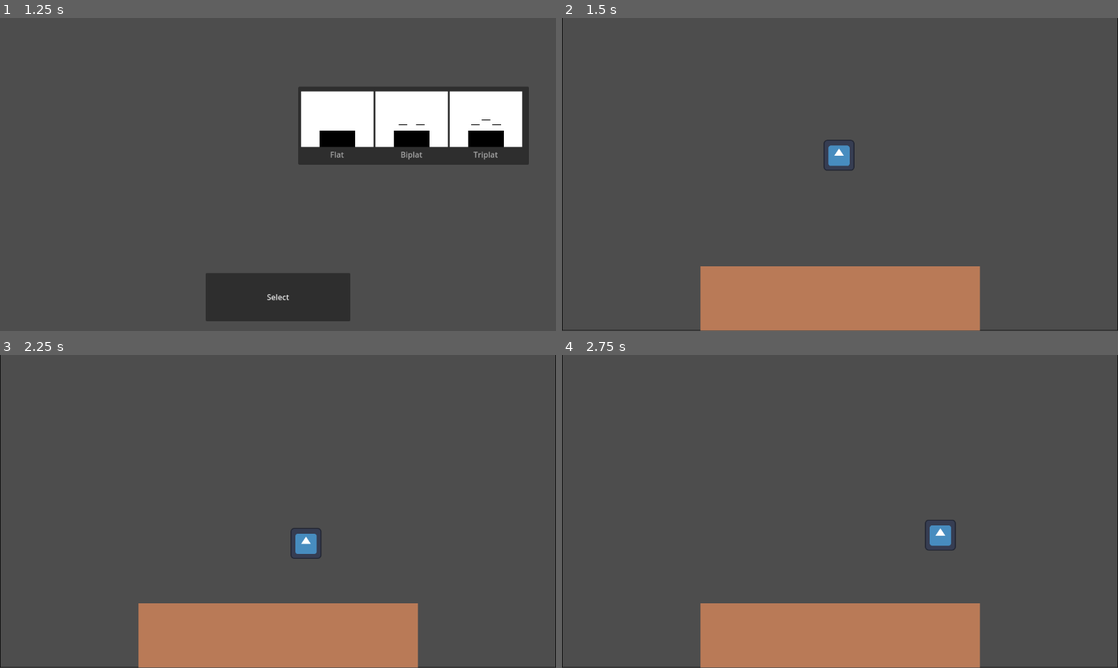
Above: before the commit, frames 1-4 (two rows, left to right).
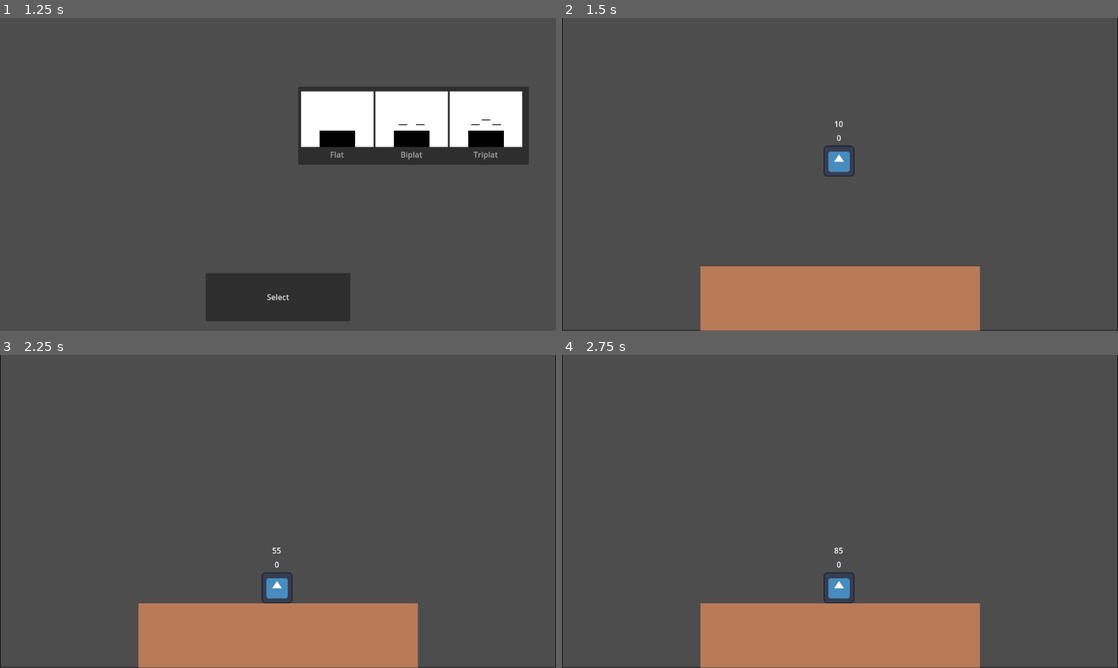
Above: after the commit, the same moments.

Repository: MatheuzH/ProjetoDevJogos
Game: Godot game, scene res://Menus/tela_de_inicio.tscn
The game is run twice, just before and just after one commit, with the same random seed, the same clock (stepped at 60 frames per second) and the same inputs. The engine's default icon, where the game draws it, is replaced by a stand-in: a white triangle on a blue panel in a dark square.
Inputs:
- Up to frame 1 (1.25 s): click "JOGAR" at 0.5 s
- Up to frame 2 (1.5 s): click "Select" at 1.25 s
- Up to frame 3 (2.25 s): tap Enter (ui_accept) at 2, 2.1 s; hold Right (ui_right) from 2.03 s (still down)
- Up to frame 4 (2.75 s): keep holding Right (ui_right); tap Enter (ui_accept) at 2.27, 2.57 s

Frame 1 is identical in both runs. In frame 2, 0.3% of the frame differs, in the area x 47-53%, y 32-51%; in frame 3, 0.7%; in frame 4, 0.7%, in the area x 47-71%, y 52-80%.

Commit message:
Started State machine

Diff:
--- a/Personagens/PersonagemTeste.gd
+++ /dev/null
@@ -1,46 +0,0 @@
-extends CharacterBody2D
-
-
-const SPEED = 300.0
-const JUMP_VELOCITY = -500.0
-const FAST_FALL_VELOCITY = 200.0
-
-
-func _physics_process(delta: float) -> void:
-	# Add the gravity.
-	if not is_on_floor():
-		velocity += get_gravity() * delta
-
-
-	#drop da plataforma
-	if Input.is_action_just_pressed("ui_accept") and Input.is_action_pressed("ui_down"):
-		var collision_info = move_and_collide(get_gravity() * delta, true)
-		if collision_info:
-			var collider = collision_info.get_collider()
-			if collider.get_collision_layer_value(2) and is_on_floor():
-				velocity.y = JUMP_VELOCITY
-			elif collider.get_collision_layer_value(3) and is_on_floor():
-				velocity.y = FAST_FALL_VELOCITY
-		self.set_collision_mask_value(3, false)
-
-
-
-
-	# Handle jump
-	elif Input.is_action_just_pressed("ui_accept") and is_on_floor():
-		velocity.y = JUMP_VELOCITY
-
-	#cancela drop da plataforma
-	if Input.is_action_just_released("ui_down"):
-		set_collision_mask_value(3, true)
-
-
-	# Get the input direction and handle the movement/deceleration.
-	# As good practice, you should replace UI actions with custom gameplay actions.
-	var direction := Input.get_axis("ui_left", "ui_right")
-	if direction:
-		velocity.x = direction * SPEED
-	else:
-		velocity.x = move_toward(velocity.x, 0, SPEED)
-
-	move_and_slide()
--- /dev/null
+++ b/Personagens/PersonagemTeste/PersonagemTeste.gd
@@ -0,0 +1,53 @@
+extends CharacterBody2D
+
+
+
+const dash_duration = 10
+const JUMPSQUAT = 3
+const RUNSPEED = 340
+const DASHSPEED = 390
+const WALKSPEED = 200
+const GRAVITY = 1800
+const JUMPFORCE = -500
+const MAX_JUMPFORCE = -800
+const DOUBLEJUMPFORCE = 1000
+const MAXAIRSPEED = 300
+const AIR_ACCEL = 25
+const FALLSPEED = 60
+const FALLINGSPEED = 900
+const MAXFALLSPEED = 900
+const TRACTION = 40
+const ROLL_DISTANCE = 350
+const air_dodge_speed = 500
+const UP_B_LAUNCHSPEED = 700
+
+const SPEED = 300.0
+const JUMP_VELOCITY = -800.0
+const FAST_FALL_VELOCITY = 200.0
+
+@onready var states = $State
+
+var frame = 0
+
+func updateframes(delta):
+	frame += 1
+
+func turn(direction):
+	var dir = 0
+	if direction:
+		dir = -1
+	else:
+		dir = 1
+	$Sprite.set_flip_h(direction)
+
+func Frame():
+	frame = 0
+
+
+
+func _physics_process(delta: float) -> void:
+	$Frames.text = str(frame)
+
+	# Add the gravity.
+	if not is_on_floor():
+		velocity += get_gravity() * delta
--- /dev/null
+++ b/Personagens/PersonagemTeste/StateMachinteTeste.gd
@@ -0,0 +1,97 @@
+extends StateMachine
+@export var id = 1
+
+func _ready():
+	add_state('STAND')
+	add_state('JUMP_SQUAT')
+	add_state('SHORT_HOP')
+	add_state('FULL_HOP')
+	add_state('DASH')
+	add_state('MOONWALK')
+	add_state('WALK')
+	add_state('CROUCH')
+	add_state('AIR')
+	call_deferred("set_state", states.STAND)
+
+func state_logic(delta):
+	parent.updateframes(delta)
+	parent._physics_process(delta)
+
+func get_transition(delta):
+	parent.move_and_slide()
+	parent.states.text = str(state)
+	match state:
+		states.STAND:
+			if Input.get_action_strength("right_%s" % id) == 1:
+				parent.velocity.x = parent.RUNSPEED
+				parent.Frame()
+				parent.turn(false)
+				return states.DASH
+
+			if Input.get_action_strength("left_%s" % id) == 1:
+				parent.velocity.x = -parent.RUNSPEED
+				parent.Frame()
+				parent.turn(true)
+				return states.DASH
+
+			if Input.is_action_pressed("jump_%s" % id):
+				parent.Frame()
+				return states.JUMP_SQUAT
+
+
+			if parent.velocity.x > 0 and state == states.STAND:
+				parent.velocity.x += -parent.TRACTION*1
+				parent.velocity.x = clamp(parent.velocity.x,0,parent.velocity.x)
+
+			elif parent.velocity.x < 0 and state == states.STAND:
+				parent.velocity.x += parent.TRACTION*1
+				parent.velocity.x = clamp(parent.velocity.x,parent.velocity.x,0)
+
+		states.JUMP_SQUAT:
+			if parent.frame >= parent.JUMPSQUAT:
+				if Input.is_action_pressed("jump_%s" % id):
+					return states.FULL_HOP
+				else:
+					return states.SHORT_HOP
+
+		states.SHORT_HOP:
+			parent.velocity.y = parent.JUMPFORCE
+			return states.AIR
+
+		states.FULL_HOP:
+			parent.velocity.y = parent.MAX_JUMPFORCE
+			return states.AIR
+
+		states.DASH:
+			if Input.is_action_pressed("left_%s" % id):
+				if parent.velocity.x > 0:
+					parent.Frame()
+				parent.velocity.x = -parent.DASHSPEED
+			elif Input.is_action_pressed("right_%s" % id):
+				if parent.velocity.x < 0:
+					parent.Frame()
+				parent.velocity.x =parent.DASHSPEED
+			else:
+				if parent.frame >= parent.dash_duration-1:
+					return states.STAND
+
+		states.MOONWALK:
+			pass
+		states.WALK:
+			pass
+		states.CROUCH:
+			pass
+		states.AIR:
+			pass
+
+func enter_state(new_state, old_state):
+	pass
+
+func exit_state(old_state, new_state):
+	pass
+
+func state_includes(state_array):
+	for each_state in state_array:
+		if state == each_state:
+			return true
+	return false
--- /dev/null
+++ b/Personagens/PersonagemTeste/personagem_teste.tscn
@@ -0,0 +1,53 @@
+[gd_scene load_steps=5 format=3 uid="uid://ci4alm8i3yvom"]
+
+[ext_resource type="Script" path="res://Personagens/PersonagemTeste/PersonagemTeste.gd" id="1_twqo1"]
+[ext_resource type="Script" path="res://Personagens/PersonagemTeste/StateMachinteTeste.gd" id="2_6di3y"]
+[ext_resource type="Texture2D" uid="uid://cm6n36enjqj2w" path="res://icon.svg" id="2_p36k1"]
+
+[sub_resource type="RectangleShape2D" id="RectangleShape2D_cbsq6"]
+size = Vector2(64, 64)
+
+[node name="PersonagemTeste" type="Node2D"]
+
+[node name="CharacterBody2D" type="CharacterBody2D" parent="."]
+collision_mask = 15
+script = ExtResource("1_twqo1")
+
+[node name="StateMachine" type="Node" parent="CharacterBody2D"]
+script = ExtResource("2_6di3y")
+
+[node name="CollisionShape2D" type="CollisionShape2D" parent="CharacterBody2D"]
+shape = SubResource("RectangleShape2D_cbsq6")
+
+[node name="Sprite" type="Sprite2D" parent="CharacterBody2D"]
+scale = Vector2(0.5, 0.5)
+texture = ExtResource("2_p36k1")
+
+[node name="Raycasts" type="Node2D" parent="CharacterBody2D"]
+
+[node name="Chao_L" type="RayCast2D" parent="CharacterBody2D/Raycasts"]
+
+[node name="Chao_R" type="RayCast2D" parent="CharacterBody2D/Raycasts"]
+
+[node name="Wall_Cling_F" type="RayCast2D" parent="CharacterBody2D/Raycasts"]
+
+[node name="Wall_Cling_B" type="RayCast2D" parent="CharacterBody2D/Raycasts"]
+
+[node name="Frames" type="Label" parent="CharacterBody2D"]
+offset_left = -20.0
+offset_top = -89.0
+offset_right = 20.0
+offset_bottom = -66.0
+text = "69
+"
+horizontal_alignment = 1
+vertical_alignment = 1
+
+[node name="State" type="Label" parent="CharacterBody2D"]
+offset_left = -32.0
+offset_top = -60.0
+offset_right = 32.0
+offset_bottom = -37.0
+text = "teste"
+horizontal_alignment = 1
+vertical_alignment = 1
--- /dev/null
+++ b/Personagens/StateMachine.gd
@@ -0,0 +1,39 @@
+extends Node
+class_name StateMachine
+
+var state = null : set = set_state
+var previous_state = null
+var states = {}
+
+@onready var parent = get_parent()
+
+func _physics_process(delta):
+	if state !=null:
+		state_logic(delta)
+		var transition = get_transition(delta)
+		if transition != null:
+			set_state(transition)
+
+func state_logic(delta):
+	pass
+
+func get_transition(delta):
+	return null
+
+func enter_state(new_state, old_state):
+	pass
+
+func exit_state(old_state, new_state):
+	pass
+
+func set_state(new_state):
+	previous_state = state
+	state = new_state
+
+	if previous_state !=null:
+		exit_state(previous_state, new_state)
+	if new_state !=null:
+		enter_state(new_state, previous_state)
+
+func add_state(state_name):
+	states[state_name] = states.size()
--- a/Personagens/personagem_teste.tscn
+++ /dev/null
@@ -1,20 +0,0 @@
-[gd_scene load_steps=4 format=3 uid="uid://ci4alm8i3yvom"]
-
-[ext_resource type="Script" path="res://Personagens/PersonagemTeste.gd" id="1_twqo1"]
-[ext_resource type="Texture2D" uid="uid://cm6n36enjqj2w" path="res://icon.svg" id="2_p36k1"]
-
-[sub_resource type="RectangleShape2D" id="RectangleShape2D_cbsq6"]
-size = Vector2(64, 64)
-
-[node name="PersonagemTeste" type="Node2D"]
-
-[node name="CharacterBody2D" type="CharacterBody2D" parent="."]
-collision_mask = 15
-script = ExtResource("1_twqo1")
-
-[node name="CollisionShape2D" type="CollisionShape2D" parent="CharacterBody2D"]
-shape = SubResource("RectangleShape2D_cbsq6")
-
-[node name="Sprite2D" type="Sprite2D" parent="CharacterBody2D"]
-scale = Vector2(0.5, 0.5)
-texture = ExtResource("2_p36k1")
--- a/mapas/biplat/bi_plat.tscn
+++ b/mapas/biplat/bi_plat.tscn
@@ -1,7 +1,7 @@
 [gd_scene load_steps=6 format=3 uid="uid://c6l35ouwgsx2b"]
 
 [ext_resource type="Texture2D" uid="uid://bc8sf5hwxusp7" path="res://mapas/biplat/BiPlatImagem.png" id="1_n734o"]
-[ext_resource type="PackedScene" uid="uid://ci4alm8i3yvom" path="res://Personagens/personagem_teste.tscn" id="2_2mrsu"]
+[ext_resource type="PackedScene" uid="uid://ci4alm8i3yvom" path="res://Personagens/PersonagemTeste/personagem_teste.tscn" id="2_2mrsu"]
 
 [sub_resource type="RectangleShape2D" id="RectangleShape2D_f6p0m"]
 size = Vector2(576, 20)
--- a/mapas/flat/flat.tscn
+++ b/mapas/flat/flat.tscn
@@ -1,7 +1,7 @@
 [gd_scene load_steps=5 format=3 uid="uid://g2avqw5i0jlv"]
 
 [ext_resource type="Texture2D" uid="uid://bmco86eaddqsr" path="res://mapas/flat/FlatImagem.png" id="1_y1wuh"]
-[ext_resource type="PackedScene" uid="uid://ci4alm8i3yvom" path="res://Personagens/personagem_teste.tscn" id="2_jx3o4"]
+[ext_resource type="PackedScene" uid="uid://ci4alm8i3yvom" path="res://Personagens/PersonagemTeste/personagem_teste.tscn" id="2_jx3o4"]
 
 [sub_resource type="RectangleShape2D" id="RectangleShape2D_5aef0"]
 size = Vector2(576, 20)
--- a/mapas/triplat/tri_plat.tscn
+++ b/mapas/triplat/tri_plat.tscn
@@ -1,7 +1,7 @@
 [gd_scene load_steps=7 format=3 uid="uid://beeyi57itrchf"]
 
 [ext_resource type="Texture2D" uid="uid://bb7hccs85vvje" path="res://mapas/triplat/TriPlatImagem.png" id="1_xajg0"]
-[ext_resource type="PackedScene" uid="uid://ci4alm8i3yvom" path="res://Personagens/personagem_teste.tscn" id="2_pda7h"]
+[ext_resource type="PackedScene" uid="uid://ci4alm8i3yvom" path="res://Personagens/PersonagemTeste/personagem_teste.tscn" id="2_pda7h"]
 
 [sub_resource type="RectangleShape2D" id="RectangleShape2D_ygnc5"]
 size = Vector2(576, 20)
--- a/project.godot
+++ b/project.godot
@@ -19,6 +19,46 @@
 
 window/stretch/mode="viewport"
 
+[input]
+
+right_1={
+"deadzone": 0.5,
+"events": [Object(InputEventKey,"resource_local_to_scene":false,"resource_name":"","device":-1,"window_id":0,"alt_pressed":false,"shift_pressed":false,"ctrl_pressed":false,"meta_pressed":false,"pressed":false,"keycode":0,"physical_keycode":68,"key_label":0,"unicode":100,"location":0,"echo":false,"script":null)
+]
+}
+left_1={
+"deadzone": 0.5,
+"events": [Object(InputEventKey,"resource_local_to_scene":false,"resource_name":"","device":-1,"window_id":0,"alt_pressed":false,"shift_pressed":false,"ctrl_pressed":false,"meta_pressed":false,"pressed":false,"keycode":0,"physical_keycode":65,"key_label":0,"unicode":97,"location":0,"echo":false,"script":null)
+]
+}
+up_1={
+"deadzone": 0.5,
+"events": [Object(InputEventKey,"resource_local_to_scene":false,"resource_name":"","device":-1,"window_id":0,"alt_pressed":false,"shift_pressed":false,"ctrl_pressed":false,"meta_pressed":false,"pressed":false,"keycode":0,"physical_keycode":87,"key_label":0,"unicode":119,"location":0,"echo":false,"script":null)
+]
+}
+down_1={
+"deadzone": 0.5,
+"events": [Object(InputEventKey,"resource_local_to_scene":false,"resource_name":"","device":-1,"window_id":0,"alt_pressed":false,"shift_pressed":false,"ctrl_pressed":false,"meta_pressed":false,"pressed":false,"keycode":0,"physical_keycode":83,"key_label":0,"unicode":115,"location":0,"echo":false,"script":null)
+]
+}
+jump_1={
+"deadzone": 0.5,
+"events": [Object(InputEventKey,"resource_local_to_scene":false,"resource_name":"","device":-1,"window_id":0,"alt_pressed":false,"shift_pressed":false,"ctrl_pressed":false,"meta_pressed":false,"pressed":false,"keycode":0,"physical_keycode":32,"key_label":0,"unicode":32,"location":0,"echo":false,"script":null)
+]
+}
+atack_1={
+"deadzone": 0.5,
+"events": []
+}
+strong_1={
+"deadzone": 0.5,
+"events": []
+}
+special_1={
+"deadzone": 0.5,
+"events": []
+}
+
 [layer_names]
 
 2d_render/layer_1="Player"
